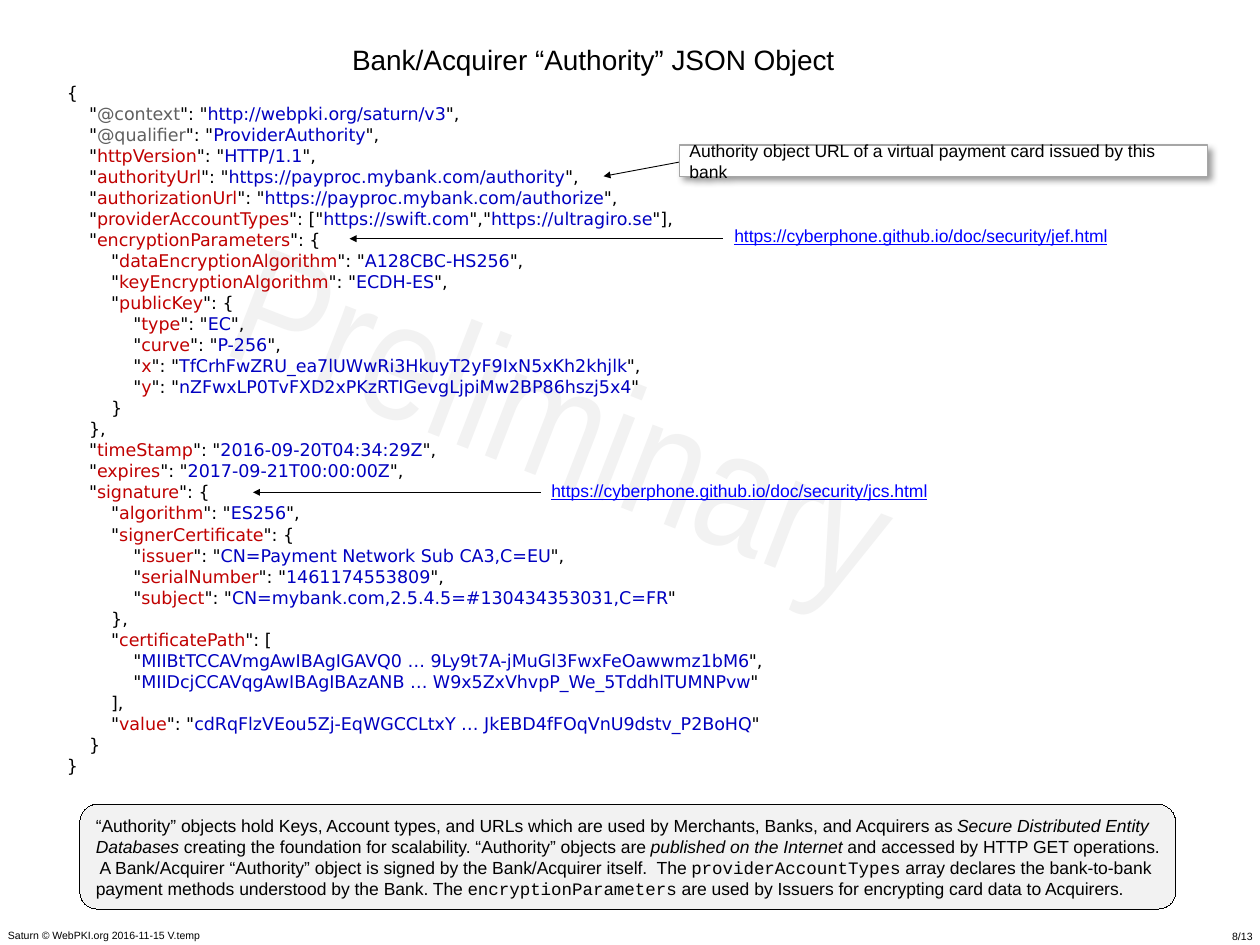
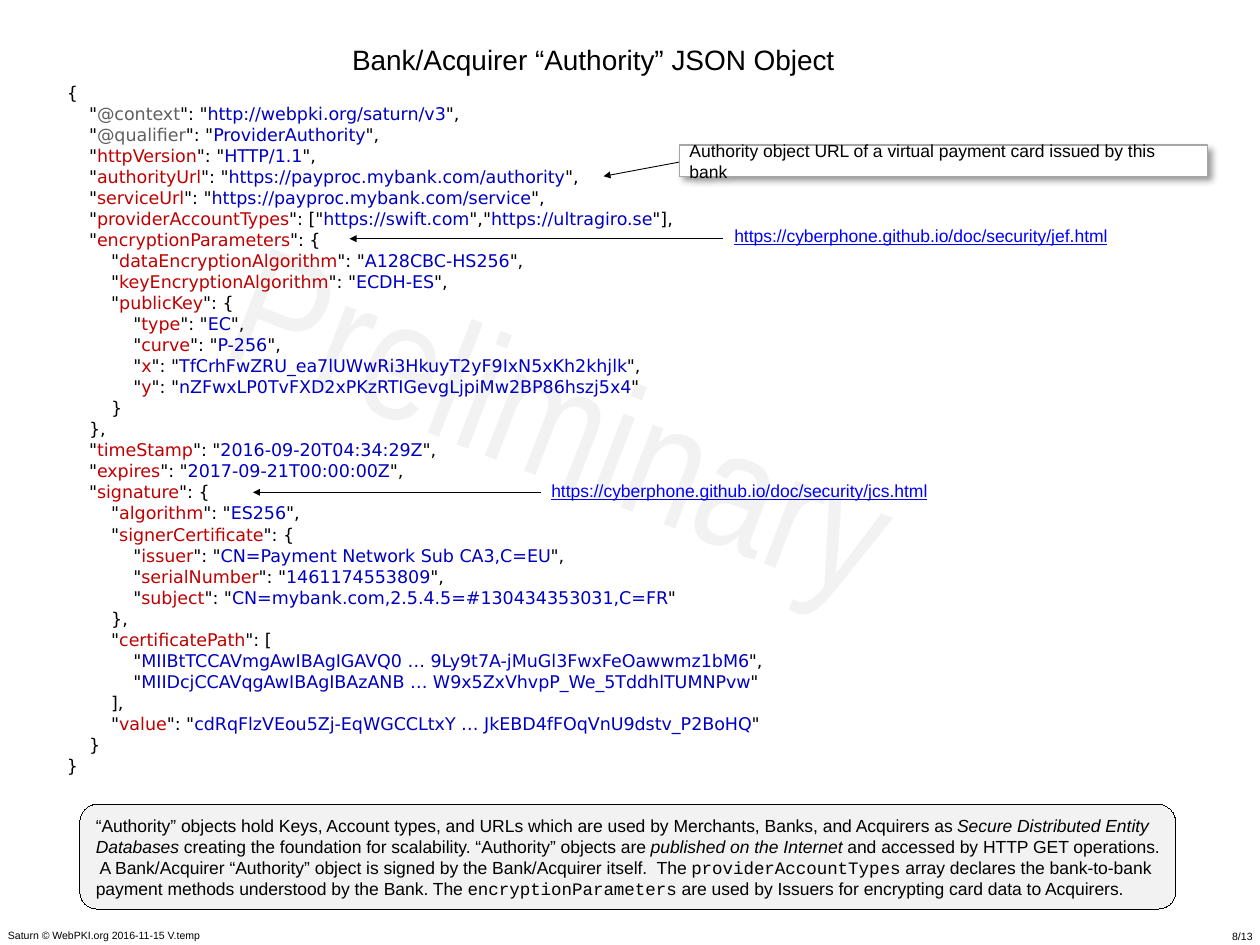
Before and after one commit to cyberphone/doc, a slide deck: slide 8 of saturn/saturn-v3-presentation.pptx. Drawn at 1260x945 pixels with LibreOffice and Linux fonts; fonts in the diff are those of the drawing. Boxes give left, top, right and bottom in pixels: in the first picture for what was removed or moved away, otherwise in the second. Text is boxed around its words. In the diff, an @@ line names an element or a change of style, - is before the commit and + after.

Commit message:
authorizeUrl -> serviceUrl

```diff
--- a/saturn/saturn-v3-presentation.pptx
+++ b/saturn/saturn-v3-presentation.pptx
@@ text at (x1=89, y1=106, x2=579, y2=208): text changed @@
-{
-"@context": "http://webpki.org/saturn/v3",
-"@qualifier": "ProviderAuthority",
-"httpVersion": "HTTP/1.1",
-"authorityUrl": "https://payproc.mybank.com/authority",
-"authorizationUrl": "https://payproc.mybank.com/authorize",
+{
+"@context": "http://webpki.org/saturn/v3",
+"@qualifier": "ProviderAuthority",
+"httpVersion": "HTTP/1.1",
+"authorityUrl": "https://payproc.mybank.com/authority",
+"serviceUrl": "https://payproc.mybank.com/service",
```
Also in this commit, not shown: 2 other slides changed, 1 other file.
